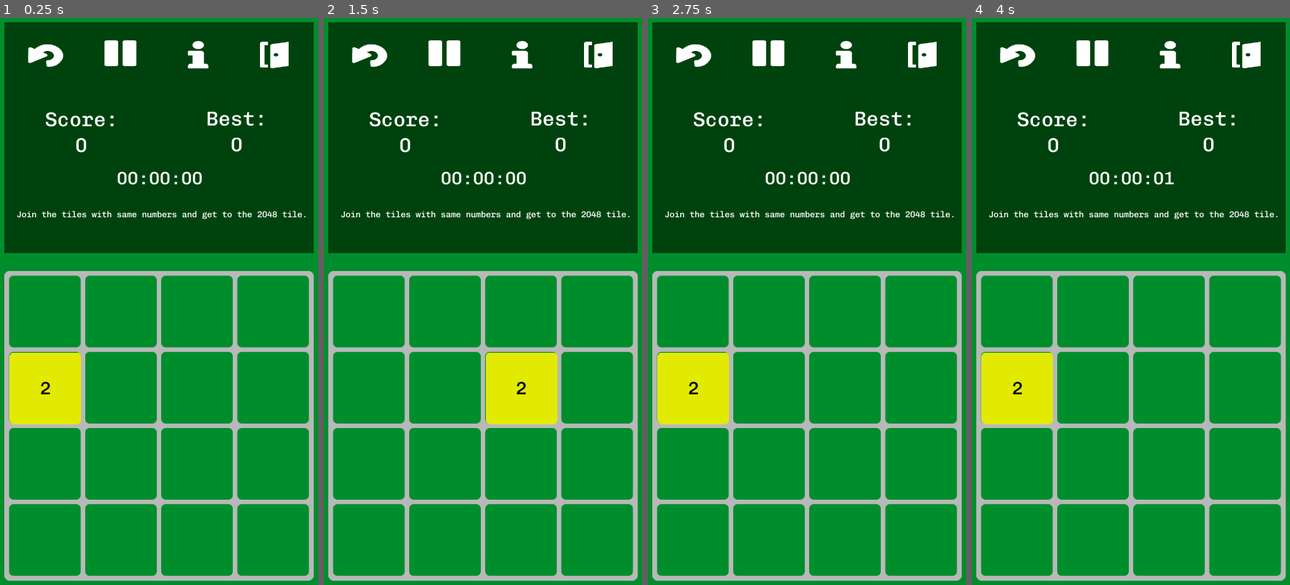
Above: before the commit, frames 1-4 (left to right).
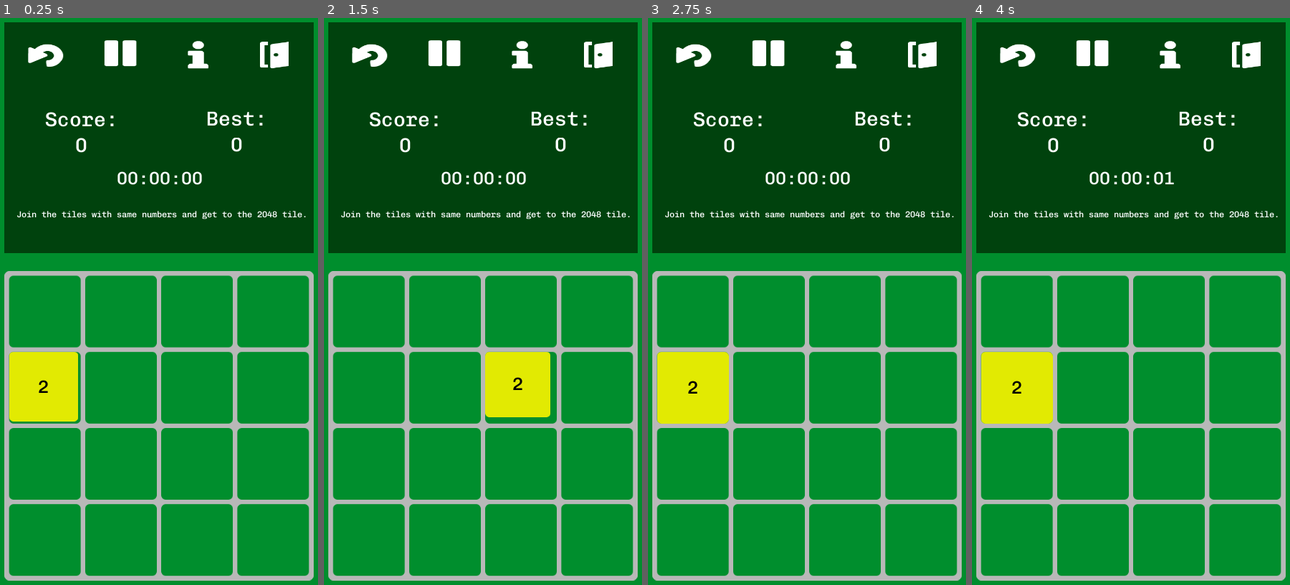
Above: after the commit, the same moments.

Repository: Vilcrow/2048
Game: Godot game, scene res://scenes/main.tscn
Two runs of this game, one before a commit and one after it. Both use one fixed random seed, a clock stepped at 60 frames per second and the inputs below.
Inputs (mouse positions are in pixels of both pictures, inside the frame that each line leads up to):
- Up to frame 1 (0.25 s): no input
- Up to frame 2 (1.5 s): click (368, 52) at 0.5 s; click (368, 52) at 1.25 s
- Up to frame 3 (2.75 s): click (692, 52) at 2 s
- Up to frame 4 (4 s): click (1169, 52) at 2.75 s; click (1131, 216) at 3.5 s

The runs differ from the first frame. In frame 1, 0.3% of the frame differs, in the area x 2-26%, y 58-72%; in frame 2, 0.7%, in the area x 50-74%, y 58-72%; in frame 3, 0.1%; in frame 4, 0.1%.

Commit message:
Add appearance animation for tile.

Diff:
--- a/project.godot
+++ b/project.godot
@@ -84,7 +84,3 @@
 [physics]
 
 common/enable_pause_aware_picking=true
-
-[rendering]
-
-environment/default_environment="res://default_env.tres"
--- a/scenes/tile.tscn
+++ b/scenes/tile.tscn
@@ -23,6 +23,34 @@
 "update": 0,
 "values": [ Vector2( 130, 130 ) ]
 }
+tracks/1/type = "value"
+tracks/1/path = NodePath(".:modulate")
+tracks/1/interp = 1
+tracks/1/loop_wrap = true
+tracks/1/imported = false
+tracks/1/enabled = true
+tracks/1/keys = {
+"times": PoolRealArray( 0 ),
+"transitions": PoolRealArray( 1 ),
+"update": 0,
+"values": [ Color( 1, 0, 0, 1 ) ]
+}
+
+[sub_resource type="Animation" id=4]
+resource_name = "appearance"
+length = 0.3
+tracks/0/type = "value"
+tracks/0/path = NodePath(".:rect_size")
+tracks/0/interp = 1
+tracks/0/loop_wrap = true
+tracks/0/imported = false
+tracks/0/enabled = true
+tracks/0/keys = {
+"times": PoolRealArray( 0, 0.1, 0.2, 0.3 ),
+"transitions": PoolRealArray( 1, 1, 1, 1 ),
+"update": 0,
+"values": [ Vector2( 64, 64 ), Vector2( 100, 100 ), Vector2( 120, 120 ), Vector2( 128, 128 ) ]
+}
 
 [sub_resource type="Animation" id=3]
 resource_name = "doubling"
@@ -37,18 +65,18 @@
 "times": PoolRealArray( 0, 0.1, 0.2, 0.3 ),
 "transitions": PoolRealArray( 1, 1, 1, 1 ),
 "update": 0,
-"values": [ Vector2( 120, 120 ), Vector2( 133, 133 ), Vector2( 136, 136 ), Vector2( 128, 128 ) ]
+"values": [ Vector2( 100, 100 ), Vector2( 133, 133 ), Vector2( 136, 136 ), Vector2( 128, 128 ) ]
 }
 
 [node name="Tile" type="TextureRect"]
-modulate = Color( 0.647059, 0.635294, 0.635294, 1 )
+modulate = Color( 1, 0, 0, 1 )
 margin_right = 130.0
 margin_bottom = 130.0
 size_flags_horizontal = 3
 size_flags_vertical = 3
 texture = ExtResource( 1 )
 expand = true
-stretch_mode = 4
+stretch_mode = 1
 script = ExtResource( 3 )
 
 [node name="ValueLabel" type="Label" parent="."]
@@ -62,8 +90,9 @@
 
 [node name="AnimationPlayer" type="AnimationPlayer" parent="."]
 anims/RESET = SubResource( 2 )
+anims/appearance = SubResource( 4 )
 anims/doubling = SubResource( 3 )
 
-[node name="DoublingPlayer" type="AudioStreamPlayer" parent="."]
+[node name="DoublingSound" type="AudioStreamPlayer" parent="."]
 stream = ExtResource( 4 )
 volume_db = -20.0
--- a/scripts/tile.gd
+++ b/scripts/tile.gd
@@ -67,4 +67,7 @@
 
 func play_doubling_animation():
 	$AnimationPlayer.play("doubling")
-	$DoublingPlayer.play()
+	$DoublingSound.play()
+
+func play_appearance_animation():
+	$AnimationPlayer.play("appearance")
--- a/scripts/tiles.gd
+++ b/scripts/tiles.gd
@@ -169,6 +169,7 @@
 		tile = tiles_matrix[randi() % SIZE][randi() % SIZE]
 	tile.set_value(value)
 	update_val_matrix()
+	tile.play_appearance_animation()
 
 func have_empty_tile() -> bool:
 	for i in SIZE:
Not shown: 1 places in scenes/tile.tscn that only renumber resources
